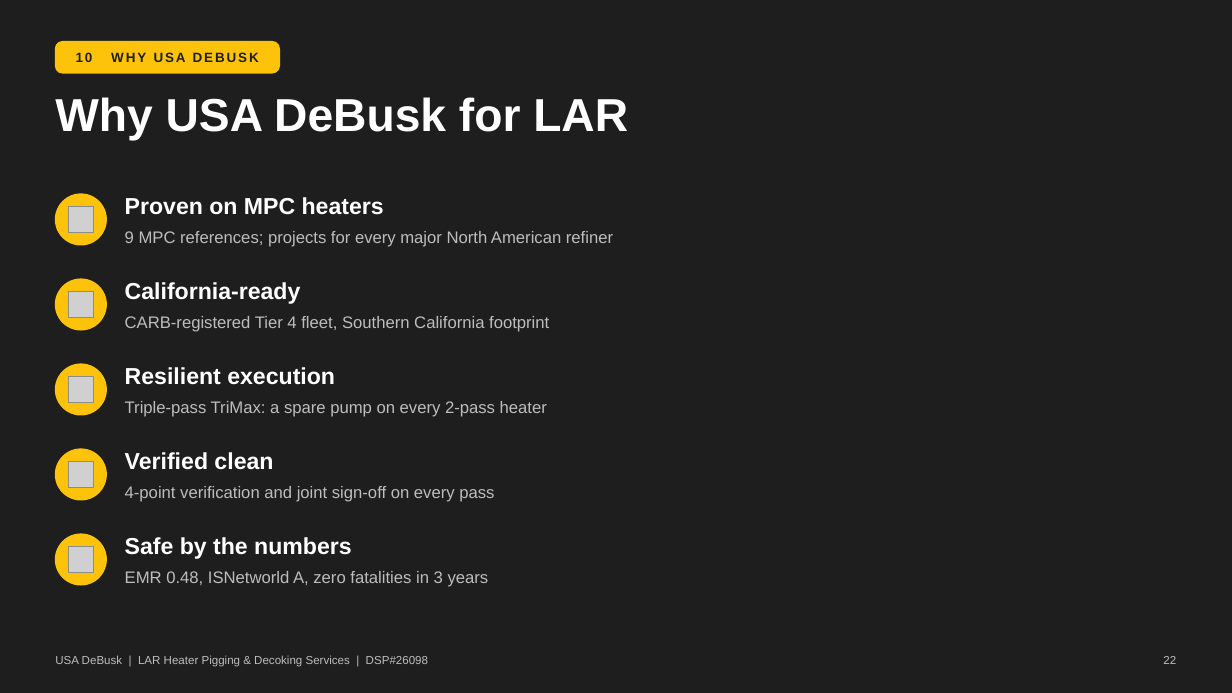
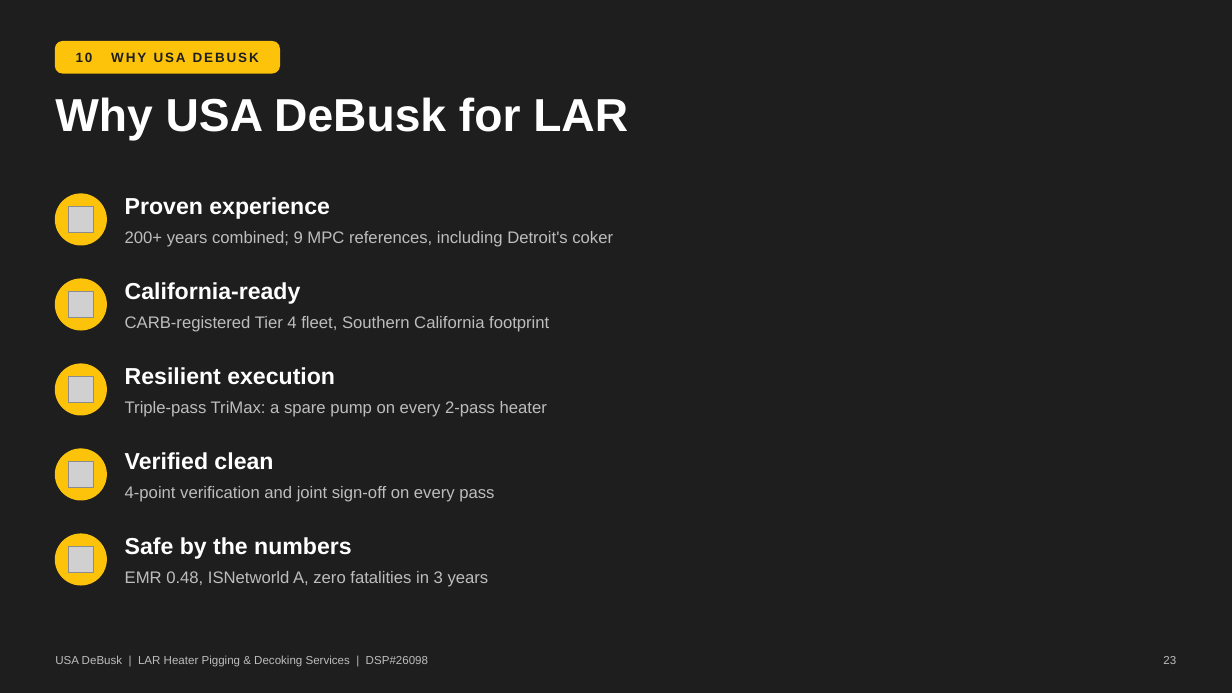
Before and after one commit to TheSkinz/obsidian-work, a slide deck: slide 23 of 02-facilities/Marathon/Carson-CA/DSP26098-technical-presentation/LAR_Technical_Proposal_Presentation.pptx (slide 22 before the commit). Drawn at 1232x693 pixels with LibreOffice and Linux fonts; fonts in the diff are those of the drawing; grey boxes stand for pictures; background and template pictures are left out. Boxes give left, top, right and bottom in pixels: in the first picture for what was removed or moved away, otherwise in the second. Text is boxed around its words. In the diff, an @@ line names an element or a change of style, - is before the commit and + after.

```diff
--- a/02-facilities/Marathon/Carson-CA/DSP26098-technical-presentation/LAR_Technical_Proposal_Presentation.pptx
+++ b/02-facilities/Marathon/Carson-CA/DSP26098-technical-presentation/LAR_Technical_Proposal_Presentation.pptx
@@ text at [125, 197, 330, 219]: text changed @@
-Proven on MPC heaters
+Proven experience
@@ text at [125, 231, 613, 247]: text changed @@
-9 MPC references; projects for every major North American refiner
+200+ years combined; 9 MPC references, including Detroit's coker
```
Also in this commit, not shown: 19 other slides changed, 1 slide added, 4 other files.
